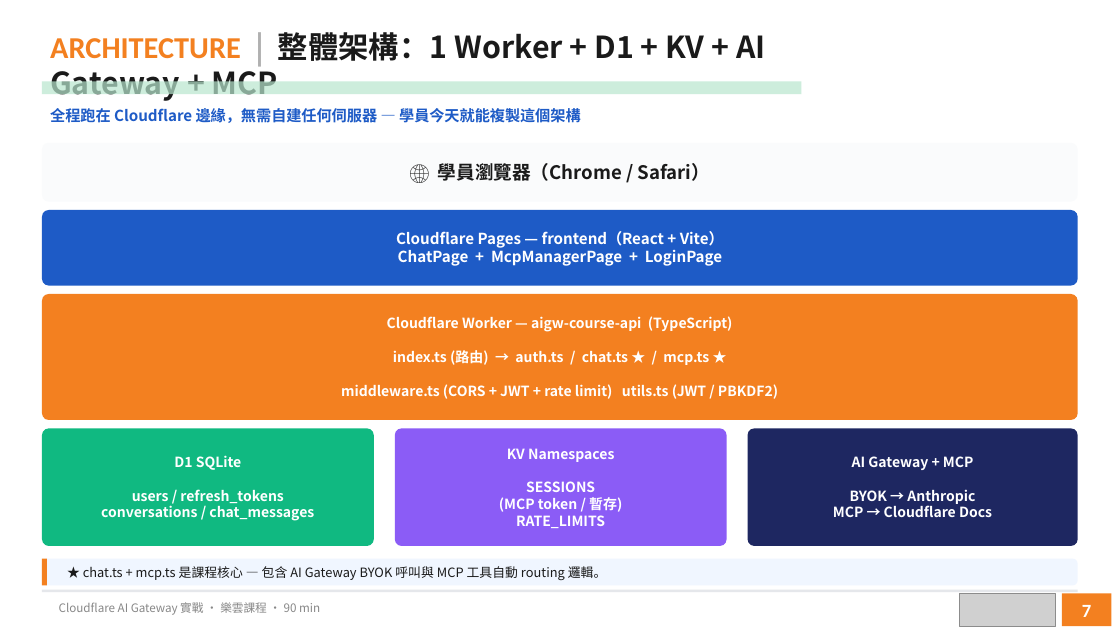
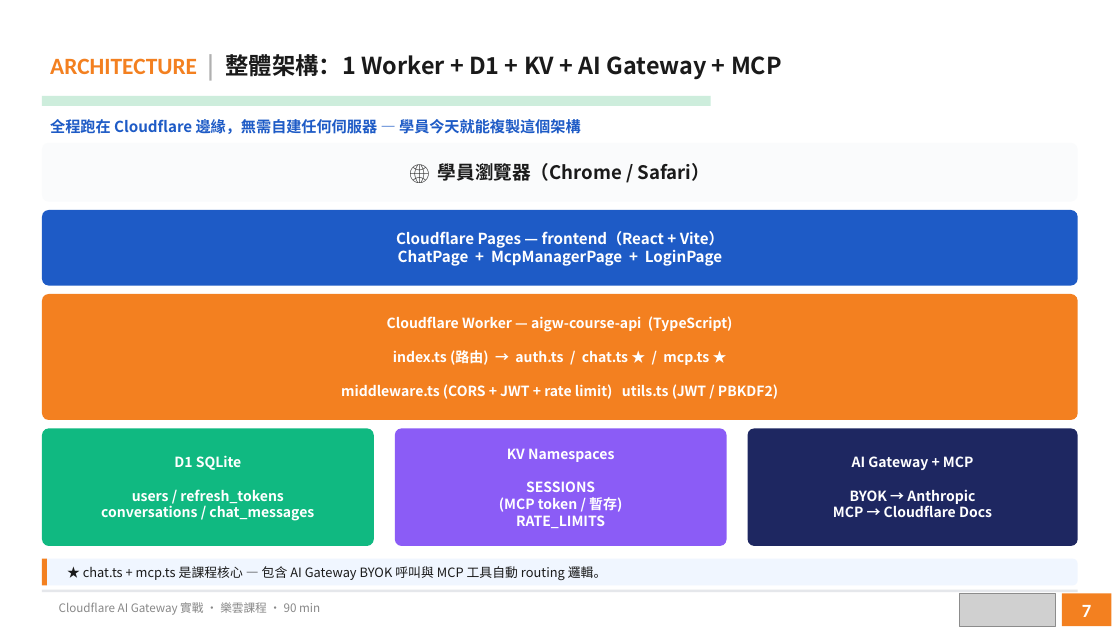
Before and after one commit to victor-workspace/cloudflare-aigw-course, a slide deck: slide 7 of slides/aigw-course.pptx. Drawn at 1120x630 pixels with LibreOffice and Linux fonts; fonts in the diff are those of the drawing; grey boxes stand for pictures. Boxes give left, top, right and bottom in pixels: in the first picture for what was removed or moved away, otherwise in the second. Text is boxed around its words. In the diff, an @@ line names an element or a change of style, - is before the commit and + after.

```diff
--- a/slides/aigw-course.pptx
+++ b/slides/aigw-course.pptx
@@ text "ARCHITECTURE | 整體架構：1 Worker + ..." at <box>50,54,782,79</box>: size 26 to 20 pt @@
@@ text "全程跑在 Cloudflare 邊緣，無需自建任何伺服器 — 學員今天就能複製這個架構": place and size @@
-text "全程跑在 Cloudflare 邊緣，無需自建任何伺服器 — 學員今天就能複製這個架構" at <box>50,108,581,123</box>
+text "全程跑在 Cloudflare 邊緣，無需自建任何伺服器 — 學員今天就能複製這個架構" at <box>50,119,581,134</box>
@@ rectangle: place and size @@
-rectangle at <box>42,82,802,94</box>
+rectangle at <box>42,96,711,106</box>
```
Also in this commit, not shown: 9 other slides changed, 1 slide added, 1 slide removed, 3 other files.
